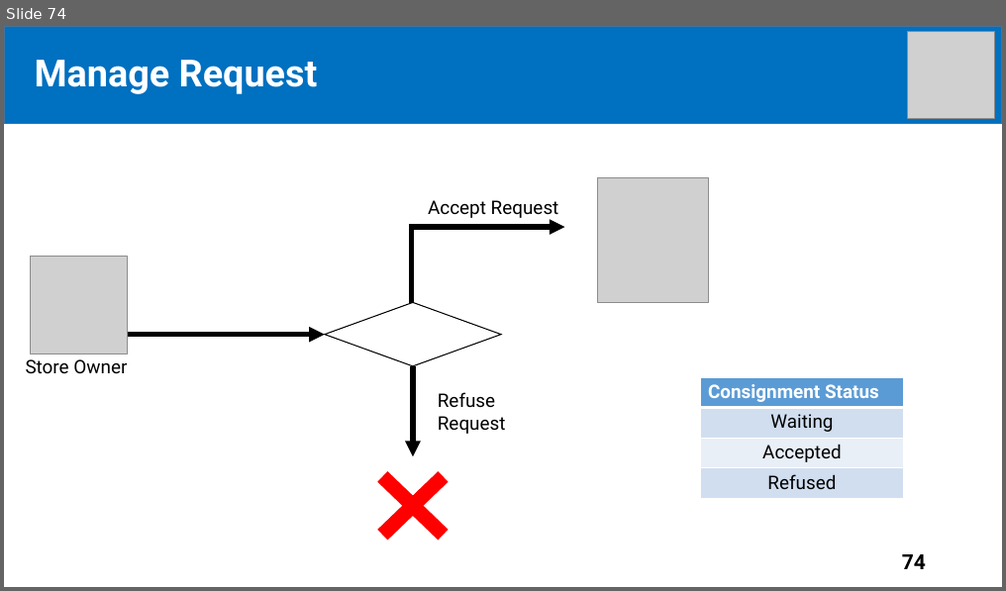
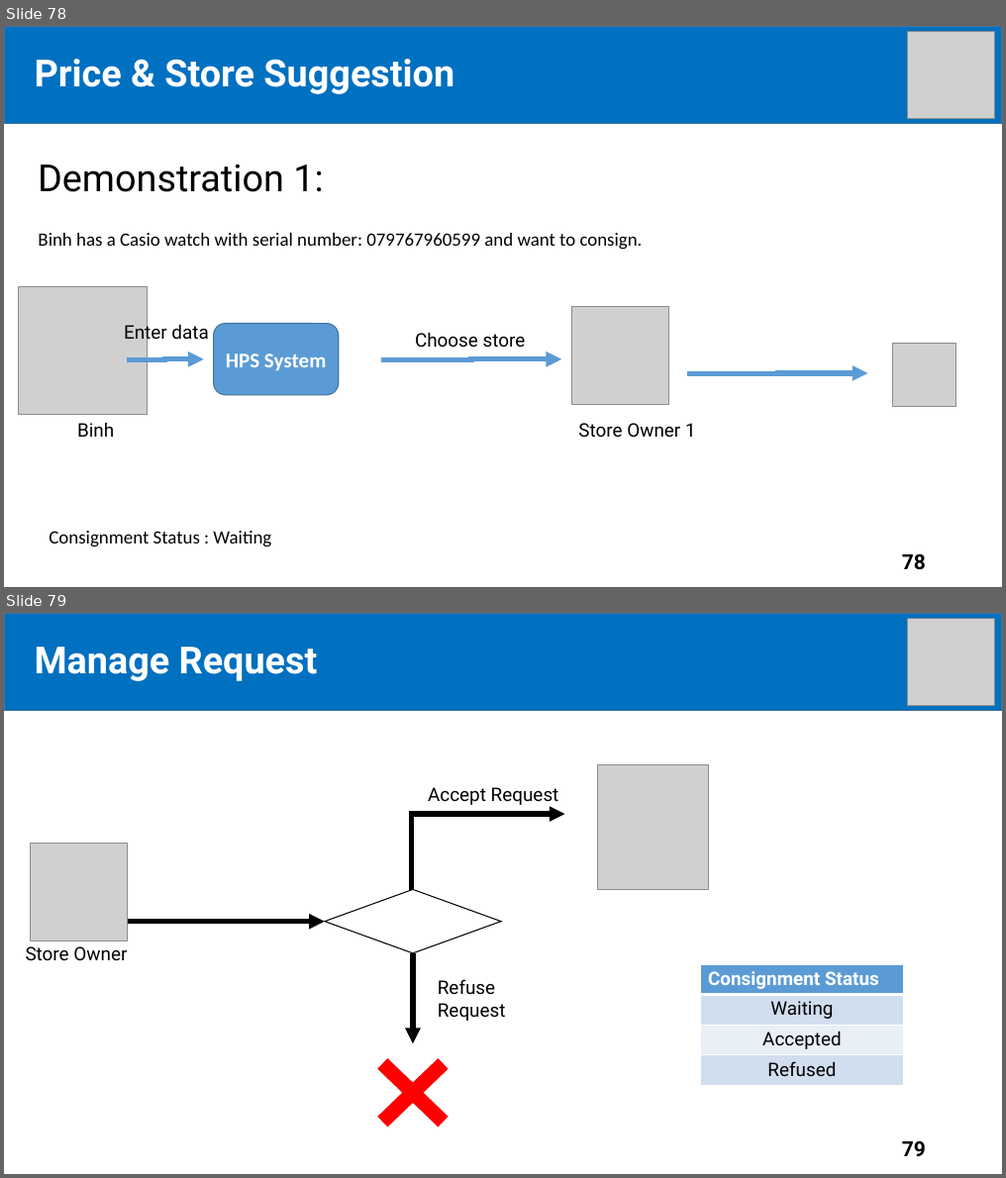
Before and after one commit to tiendan3108/CP, a slide deck: Source/Presentation/PreFinalPresentation.pptx. Shown one above the other, each under a label of ours: slide 74 before the commit, slides 78 and 79 after it. The pictures are 1006x591 and 1006x1178 pixels, drawn with LibreOffice and Linux fonts; fonts in the diff are those of the drawing; grey boxes stand for pictures. Boxes give left, top, right and bottom in pixels: in the first picture for what was removed or moved away, otherwise in the second. Text is boxed around its words. In the diff, an @@ line names an element or a change of style, - is before the commit and + after.

```diff
--- a/Source/Presentation/PreFinalPresentation.pptx
+++ b/Source/Presentation/PreFinalPresentation.pptx
@@ slide 78 added at <box>4,26,1002,587</box>, background #FFFFFF @@
@@ rectangle added at <box>4,26,1002,123</box>, fill #0070C0, outline #43739E 1 pt @@
@@ picture added at <box>908,31,994,118</box> @@
@@ text added at <box>35,59,454,94</box>, 36 pt, text #FFFFFF, bold @@
+Price & Store Suggestion
@@ title added at <box>61,64,209,87</box>, 44 pt, text #FFFFFF, bold @@
+Outline
@@ text added at <box>38,164,323,192</box>, 36 pt, text #000000 @@
+Demonstration 1:
@@ text added at <box>38,233,643,250</box>, 18 pt, text #000000 @@
+Binh has a Casio watch with serial number: 079767960599 and want to consign.
@@ picture added at <box>18,287,148,414</box> @@
@@ text added at <box>124,322,208,345</box>, 18 pt, text #000000 @@
+Enter data
@@ picture added at <box>571,307,668,404</box> @@
@@ rounded rectangle added at <box>214,324,339,396</box>, fill #5B9BD5, outline #43739E 1 pt, 20 pt, text #FFFFFF, bold @@
+HPS System
@@ text added at <box>415,332,526,348</box>, 18 pt, text #000000 @@
+Choose store
@@ picture added at <box>893,344,956,406</box> @@
@@ elbow arrow added from (127, 360) to (204, 360), #5B9BD5 5 pt @@
@@ elbow arrow added from (381, 360) to (561, 360), #5B9BD5 5 pt @@
@@ elbow arrow added from (687, 374) to (868, 373), #5B9BD5 5 pt @@
@@ text added at <box>77,422,114,437</box>, 18 pt, text #000000 @@
+Binh
@@ text added at <box>578,423,696,437</box>, 18 pt, text #000000 @@
+Store Owner 1
@@ text added at <box>49,531,271,548</box>, 18 pt, text #000000 @@
+Consignment Status : Waiting
@@ page number added at <box>902,555,926,570</box>, 20 pt, text #000000, bold @@
+78
@@ what was slide 74 is now slide 79 @@
@@ page number at <box>902,1142,926,1157</box>: text changed @@
-74
+79
```
Also in this commit, not shown: 17 slides changed, 4 other slides added.
